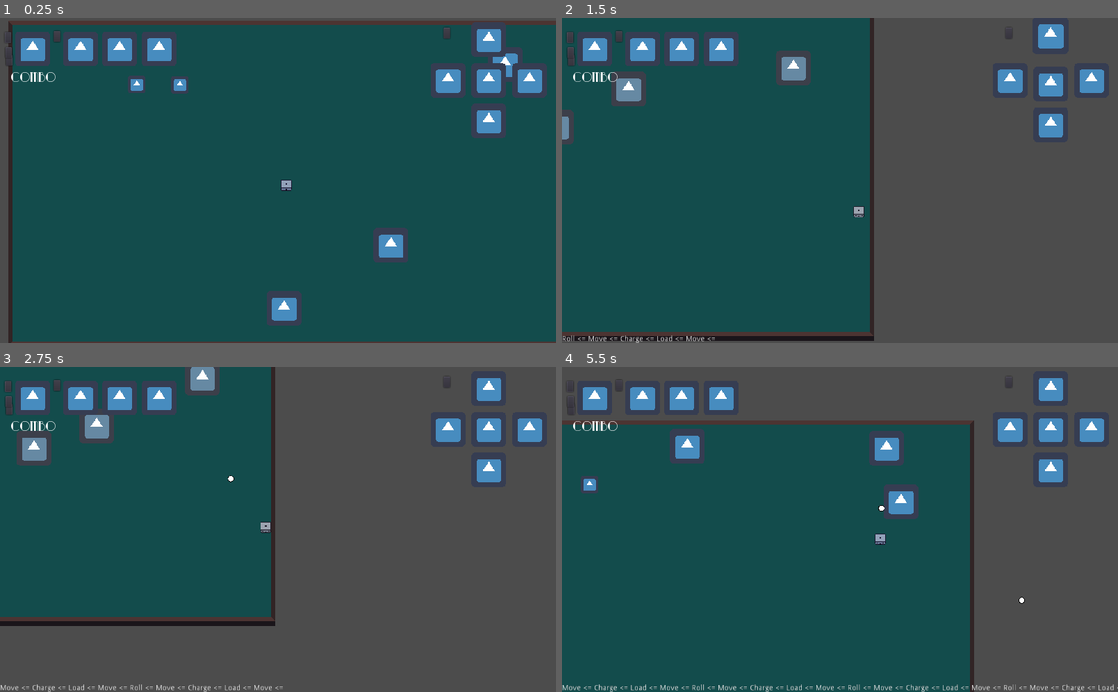
Above: before the commit, frames 1-4 (two rows, left to right).
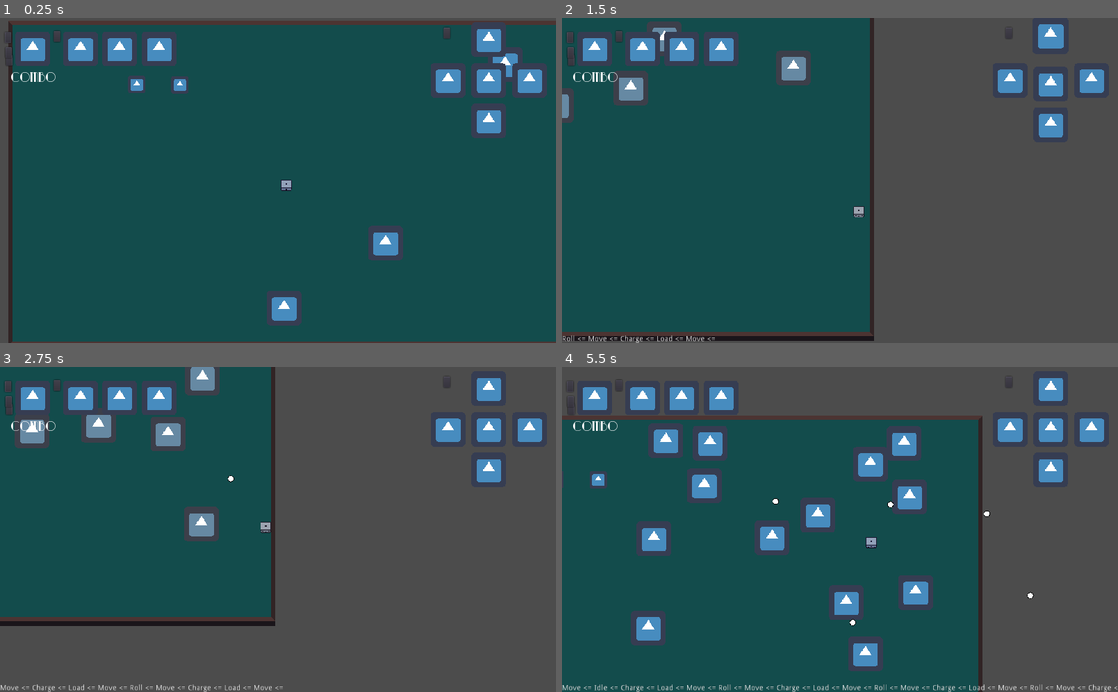
Above: after the commit, the same moments.

Repository: andrebariani/gmtk2022
Game: Godot game, scene res://src/Main.tscn
The game is run twice, just before and just after one commit, with the same random seed, the same clock (stepped at 60 frames per second) and the same inputs. The engine's default icon, where the game draws it, is replaced by a stand-in: a white triangle on a blue panel in a dark square.
Inputs (mouse positions are in pixels of both pictures, inside the frame that each line leads up to):
- Up to frame 1 (0.25 s): no input
- Up to frame 2 (1.5 s): move the mouse to (962, 164) at 0.52 s; hold D (move_right) 0.53-1.28 s; click (962, 164) at 0.6 s; move the mouse to (728, 196) at 1.27 s; hold S (move_down) from 1.28 s (still down); tap Space (roll) at 1.35 s
- Up to frame 3 (2.75 s): move the mouse to (333, 458) at 2.02 s; release S (move_down) at 2.03 s; hold D (move_right) from 2.03 s (still down); click (333, 458) at 2.1 s
- Up to frame 4 (5.5 s): move the mouse to (812, 594) at 2.77 s; release D (move_right) at 2.78 s; hold W (move_up) 2.78-3.53 s; tap Space (roll) at 2.85, 4.35 s; move the mouse to (1006, 578) at 3.52 s; hold A (move_left) 3.53-5.03 s; click (1006, 578) at 3.6 s; move the mouse to (673, 480) at 4.27 s; move the mouse to (867, 529) at 5.02 s; hold S (move_down) from 5.03 s (still down); click (867, 529) at 5.1 s

The runs differ from the first frame. In frame 1, 0.5% of the frame differs, in the area x 48-74%, y 63-95%; in frame 2, 0.8%; in frame 3, 2.3%; in frame 4, 14%, in the area x 0-100%, y 14-100%.

Commit message:
spawner atualizado

Diff:
--- a/src/Main.tscn
+++ b/src/Main.tscn
@@ -61,7 +61,12 @@
 
 [node name="Enemies_spawner" parent="." instance=ExtResource( 11 )]
 
+[node name="CollisionShape2D" parent="Enemies_spawner/Area2D" index="0"]
+position = Vector2( -0.5, -5.5 )
+
 [connection signal="advanced_combo" from="YSort/Player" to="." method="_on_Player_advanced_combo"]
 [connection signal="health_changed" from="YSort/Player" to="." method="_on_Player_health_changed"]
 [connection signal="rolled" from="YSort/Player" to="." method="_on_Player_rolled"]
 [connection signal="triggered_combo" from="YSort/Player" to="." method="_on_Player_triggered_combo"]
+
+[editable path="Enemies_spawner"]
--- a/src/entities/enemies/Hurtbox.gd
+++ b/src/entities/enemies/Hurtbox.gd
@@ -4,7 +4,6 @@
 
 
 func take_damage(player_color):
-	print('oi')
 	if player_color == enemy.color_number and (enemy.protector or enemy.protections == 0):
 		enemy.die()
 		return true
--- a/src/spawner/Enemies_spawner.gd
+++ b/src/spawner/Enemies_spawner.gd
@@ -1,9 +1,8 @@
 extends Node2D
 
-const CORRECTION = 128
-const SPAWN_WIDTH = 2048 - CORRECTION # Largura a partir do player para spawn de inimigos (player centralizado)
-const SPAWN_HEIGHT = 1216 - CORRECTION # Altura a partir do player para spawn de inimigos (player centralizado)
-const SPAWN_DELAY = 20
+var spawn_width
+var spawn_height
+const SPAWN_DELAY = 1
 
 onready var player = PlayerReference.get_player()
 onready var spawn_blocker = get_node("Spawn_blocker")
@@ -28,11 +27,12 @@
 	# Definindo o tamanho do spawn blocker para que inimigos não spawnem no campo de visão do player + EXTRA_SPACE
 	spawn_blocker.shape.extents.x = ProjectSettings.get_setting("display/window/size/width") / 3
 	spawn_blocker.shape.extents.y = ProjectSettings.get_setting("display/window/size/height") / 3
+	spawn_width = $Spawn_area/CollisionShape2D.shape.extents.x * 2
+	spawn_height = $Spawn_area/CollisionShape2D.shape.extents.y * 2
 
 	spawn_enemies()
 
 func _process(_delta):
-	print(position)
 	position = player.global_position
 
 func _on_Timer_timeout():
@@ -66,7 +66,7 @@
 	var space_state = get_world_2d().direct_space_state
 
 	while true: # Enquanto a posição aleatória não for livre, irá ficar sorteando uma nova.
-		var random_pos = Vector2(rng.randf_range(-SPAWN_WIDTH/2,SPAWN_WIDTH/2), rng.randf_range(-SPAWN_HEIGHT/2,SPAWN_HEIGHT/2))
+		var random_pos = Vector2(rng.randf_range(-spawn_width/2,spawn_width/2), rng.randf_range(-spawn_height/2,spawn_height/2))
 
 		var query = Physics2DShapeQueryParameters.new()
 		query.collision_layer = 0b00000001000000000000
--- a/src/spawner/Enemies_spawner.tscn
+++ b/src/spawner/Enemies_spawner.tscn
@@ -1,9 +1,12 @@
-[gd_scene load_steps=3 format=2]
+[gd_scene load_steps=4 format=2]
 
 [ext_resource path="res://src/spawner/Enemies_spawner.gd" type="Script" id=1]
 
 [sub_resource type="RectangleShape2D" id=1]
-extents = Vector2( 7.569, 6.4392 )
+extents = Vector2( 0.7845, 0.719601 )
+
+[sub_resource type="RectangleShape2D" id=2]
+extents = Vector2( 1000, 575 )
 
 [node name="Enemies_spawner" type="Area2D"]
 collision_layer = 129
@@ -13,11 +16,16 @@
 [node name="Timer" type="Timer" parent="."]
 
 [node name="Spawn_blocker" type="CollisionShape2D" parent="."]
-position = Vector2( -0.569, -1.4392 )
 shape = SubResource( 1 )
 
 [node name="Game_timer" type="Timer" parent="."]
 autostart = true
 
+[node name="Spawn_area" type="Area2D" parent="."]
+
+[node name="CollisionShape2D" type="CollisionShape2D" parent="Spawn_area"]
+visible = false
+shape = SubResource( 2 )
+
 [connection signal="timeout" from="Timer" to="." method="_on_Timer_timeout"]
 [connection signal="timeout" from="Game_timer" to="." method="_on_Game_timer_timeout"]
